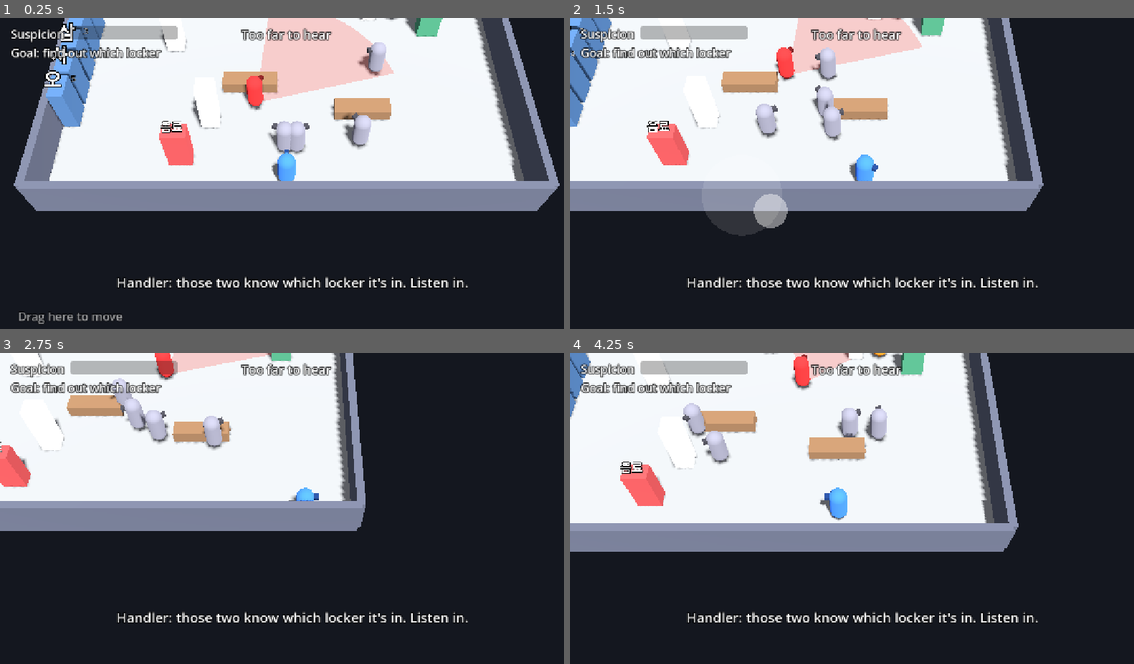
Above: before the commit, frames 1-4 (two rows, left to right).
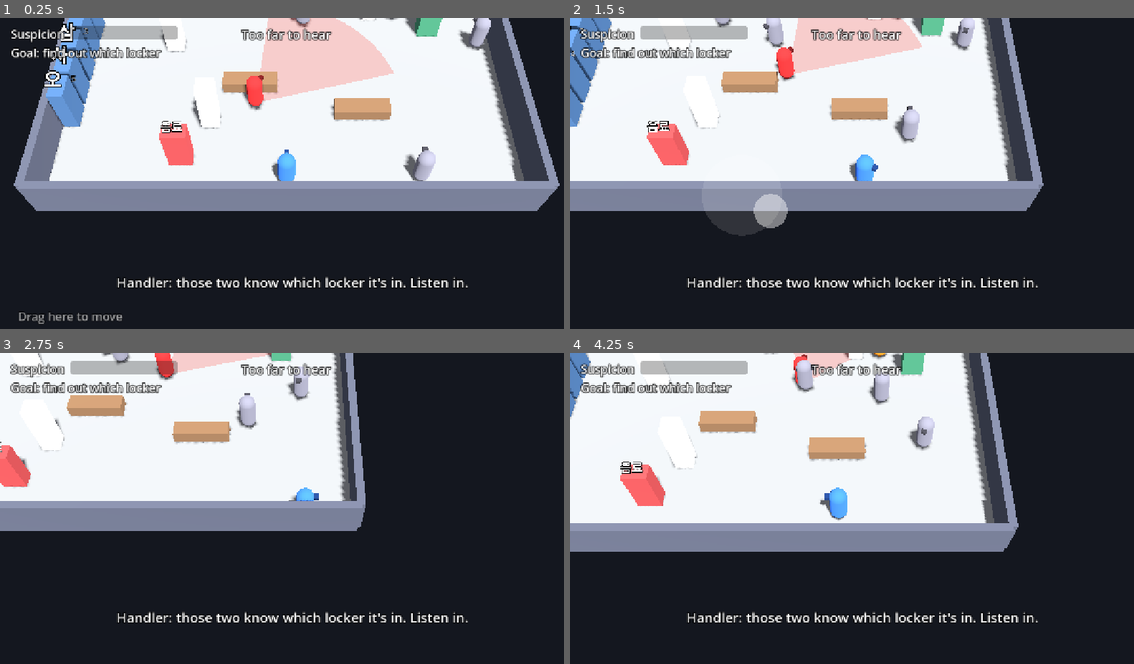
Above: after the commit, the same moments.

Repository: Kopus123/tal
Game: Godot game, scene res://main.tscn
The game is run twice, just before and just after one commit, with the same random seed, the same clock (stepped at 60 frames per second) and the same inputs.
Inputs (mouse positions are in pixels of both pictures, inside the frame that each line leads up to):
- Up to frame 1 (0.25 s): no input
- Up to frame 2 (1.5 s): move the mouse to (981, 164) at 0.52 s; hold D 0.53-1.25 s; click (981, 164) at 0.67 s; drag from (739, 195) to (829, 241) at 1.27 s
- Up to frame 3 (2.75 s): move the mouse to (344, 443) at 2.02 s; hold D from 2.03 s (still down)
- Up to frame 4 (4.25 s): release D at 2.75 s; drag from (829, 576) to (682, 464) at 2.77 s; move the mouse to (1026, 561) at 3.52 s; hold A from 3.53 s (still down)

The runs differ from the first frame. In frame 1, 2.2% of the frame differs, in the area x 47-88%, y 0-53%; in frame 2, 2.3%, in the area x 25-72%, y 0-41%; in frame 3, 1.8%; in frame 4, 2.2%.

Commit message:
Spy box 0.3.1: the locker you'll open lights up; commuters walk around things and often past the two
Co-Authored-By: Claude Opus 5.5 <noreply@anthropic.com>

Diff:
--- a/spy/main.gd
+++ b/spy/main.gd
@@ -273,8 +273,7 @@
 	var gd: Vector3 = g_target - guard.position; guard.rotation.y = atan2(-gd.x, -gd.z)
 	for c in commuters: c.body.queue_free()
 	commuters.clear(); commuter_t = 0.0
-	if not no_commuters:
-		for i in 4: _spawn_commuter(true)
+	if not no_commuters: _first_commuters()
 	joy_touch = -1; joy_vec = Vector2.ZERO; joy_draw.queue_redraw(); open_btn.visible = false
 	panel.visible = false; state = "play"
 	_say("Handler: those two know which locker it's in. Listen in.", 6.0)
@@ -403,10 +402,46 @@
 
 # ---------------------------------------------------------------- commuters: moving cover
 
-func _spawn_commuter(anywhere := false) -> void:
-	var ex := EXITS.duplicate(); ex.shuffle()
-	var mid := Vector3(randf_range(-5.5, 5.5), 0, randf_range(-1.5, 3.5))
-	var path := [ex[0], mid, ex[1]]
+func _first_commuters() -> void:
+	await get_tree().physics_frame   # the walls have to be in the physics world before paths can be checked
+	for i in 4: _spawn_commuter(true)
+
+
+func _clear(a: Vector3, b: Vector3, skip_a: bool, skip_b: bool) -> bool:   # room for a person to walk from a to b?
+	var ss := get_world_3d().direct_space_state
+	var q := PhysicsShapeQueryParameters3D.new(); var sp := SphereShape3D.new(); sp.radius = 0.5
+	q.shape = sp; q.collision_mask = 1
+	var n := maxi(1, int(a.distance_to(b) / 0.3))
+	for j in n + 1:
+		var pt := a.lerp(b, float(j) / n)
+		if (skip_a and pt.distance_to(a) < 0.8) or (skip_b and pt.distance_to(b) < 0.8): continue   # the exits sit in the wall
+		for k in talkers:
+			if Vector2(pt.x - talkers[k].position.x, pt.z - talkers[k].position.z).length() < 1.0: return false
+		q.transform = Transform3D(Basis(), pt + Vector3(0, 0.85, 0))
+		if not ss.intersect_shape(q, 1).is_empty(): return false
+	return true
+
+
+func _spawn_commuter(anywhere := false) -> bool:
+	var path := []
+	var ctr: Vector3 = (talkers.a.position + talkers.b.position) / 2
+	var go_near := randf() < 0.6
+	for tries in 150:   # a path that goes around things, often past the two
+		var ex := EXITS.duplicate(); ex.shuffle()
+		var mid := Vector3(randf_range(-6.5, 6.5), 0, randf_range(-4.5, 4.5))
+		var near := tries % 4 != 3 if go_near else tries % 4 == 0
+		if near: mid = ctr + Vector3.FORWARD.rotated(Vector3.UP, randf() * TAU) * randf_range(1.4, 2.5)
+		if absf(mid.x) > 7.8 or absf(mid.z) > 5.6: continue
+		var p := [ex[0], mid, ex[1]]
+		if tries >= 30:   # no straight way: add a turn on one side
+			var turn := Vector3(randf_range(-7.0, 7.0), 0, randf_range(-5.0, 5.0))
+			if randf() < 0.5: p.insert(1, turn)
+			else: p.insert(2, turn)
+		var ok := true
+		for j in p.size() - 1:
+			if not _clear(p[j], p[j + 1], j == 0, j == p.size() - 2): ok = false; break
+		if ok: path = p; break
+	if path.is_empty(): return false
 	var b := StaticBody3D.new(); b.collision_layer = 2; b.collision_mask = 0   # blocks sight, not you
 	var s := CollisionShape3D.new(); var cap := CapsuleShape3D.new(); cap.radius = 0.45; cap.height = 1.6; s.shape = cap; s.position.y = 0.8; b.add_child(s)
 	var look := _person(Vector3.ZERO, Color(0.55, 0.55, 0.6)); remove_child(look); b.add_child(look)
@@ -414,7 +449,7 @@
 	var c := {"body": b, "path": path, "i": 1, "speed": randf_range(1.2, 1.9)}
 	b.position = path[0]
 	if anywhere: b.position = path[0].lerp(path[1], randf());
-	commuters.append(c)
+	commuters.append(c); return true
 
 
 func _commuters(dt: float) -> void:
@@ -547,10 +582,15 @@
 	if not watched: suspicion = maxf(0.0, suspicion - dt * 0.1)
 	if suspicion >= 1.0:
 		suspicion = 1.0; _end("caught"); return
-	near_locker = -1
+	near_locker = -1; var best := 1.3
 	for i in lockers.size():
 		var lp: Vector3 = lockers[i].global_position
-		if Vector2(lp.x - player.position.x, lp.z - player.position.z).length() < 1.25 and not opened.has(i): near_locker = i
+		var d := Vector2(lp.x - player.position.x, lp.z - player.position.z).length()
+		if d < best and not opened.has(i): near_locker = i; best = d
+	for i in lockers.size():   # the one the button opens lights up
+		var m: StandardMaterial3D = locker_mats[i]
+		m.albedo_color = Color(0.18, 0.22, 0.28) if opened.has(i) else (Color(1.0, 0.82, 0.25) if i == near_locker else Color(0.3, 0.45, 0.62))
+		m.emission_enabled = i == near_locker; m.emission = Color(0.6, 0.45, 0.05)
 	open_btn.visible = near_locker >= 0
 	if near_locker >= 0: open_btn.text = "Open %s" % NUM[near_locker]
 
@@ -629,6 +669,20 @@
 	get_window().position = Vector2i(-3000, 60)   # out of the way
 	await _secs(0.8); await _shot("1_start")
 	_check(state == "play" and toast.text.begins_with("Handler") and commuters.size() == 4, "it starts right away, with commuters walking about")
+	var paths_ok := true; var close := 0
+	for i in 30:
+		for c in commuters: c.body.queue_free()
+		commuters.clear()
+		while not _spawn_commuter(): pass
+		var cp: Array = commuters[-1].path
+		for j in cp.size() - 1:
+			if not _clear(cp[j], cp[j + 1], j == 0, j == cp.size() - 2): paths_ok = false
+		var cl := false
+		for q in cp.slice(1, -1): cl = cl or q.distance_to((talkers.a.position + talkers.b.position) / 2) < 2.6
+		if cl: close += 1
+	_check(paths_ok and close >= 10, "commuters walk around things, and often close past the two (%d/30)" % close)
+	for c in commuters: c.body.queue_free()
+	commuters.clear(); for i in 4: _spawn_commuter(true)
 	# the conversation is different every time
 	var where := {}; var how := {}; var traps := 0; var right := true
 	for i in 300:
@@ -670,7 +724,9 @@
 	guard.position = Vector3(-2, 0, 3); guard.rotation.y = 0.0     # looking up the screen
 	await _put(Vector3(-2, 0, -1.0)); await _secs(0.1)
 	var saw := _sees(guard, GUARD_RANGE, GUARD_HALF)
-	no_commuters = false; _spawn_commuter(); var cmt: Dictionary = commuters[-1]; cmt.speed = 0.0; cmt.body.position = Vector3(-2, 0, 1.0)
+	no_commuters = false
+	while not _spawn_commuter(): pass
+	var cmt: Dictionary = commuters[-1]; cmt.speed = 0.0; cmt.body.position = Vector3(-2, 0, 1.0)
 	await get_tree().physics_frame; await get_tree().physics_frame
 	var hid := not _sees(guard, GUARD_RANGE, GUARD_HALF)
 	_check(saw and hid, "a commuter walking between you and the guard blocks his view")
@@ -687,6 +743,7 @@
 		if i + 1 != answer: wrong.append(i)
 	await _put(lockers[wrong[0]].global_position + Vector3(1.0, 0, 0)); await _secs(0.2)
 	_check(open_btn.visible and open_btn.text == "Open %s" % NUM[wrong[0]], "next to a locker the button says its Hangul number")
+	_check(locker_mats[wrong[0]].emission_enabled and not locker_mats[wrong[1]].emission_enabled, "only the locker the button opens lights up")
 	_open(wrong[0]); _check(state == "play" and suspicion < 0.15 and not investigating, "one wrong locker is fine")
 	_open(wrong[1]); _check(state == "play" and suspicion > 0.25 and not investigating, "a second one draws looks")
 	freeze_guard = false
Not shown, changed: spy/export_presets.cfg
